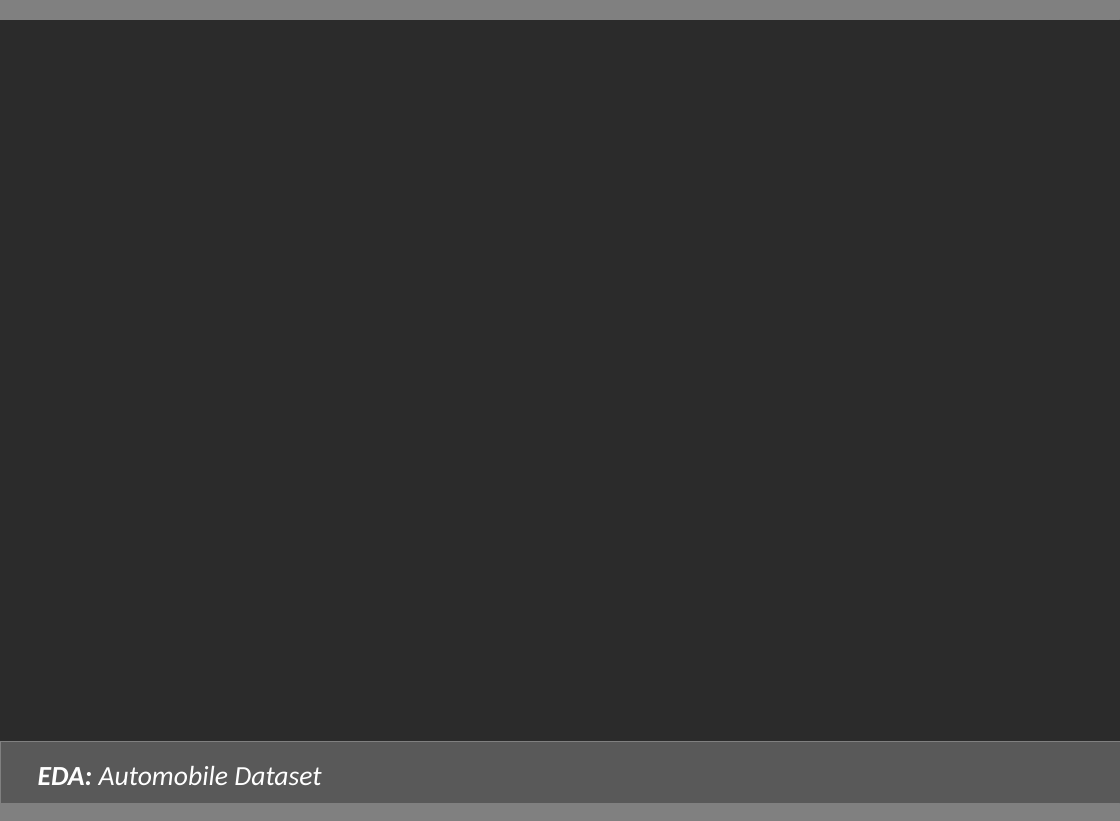
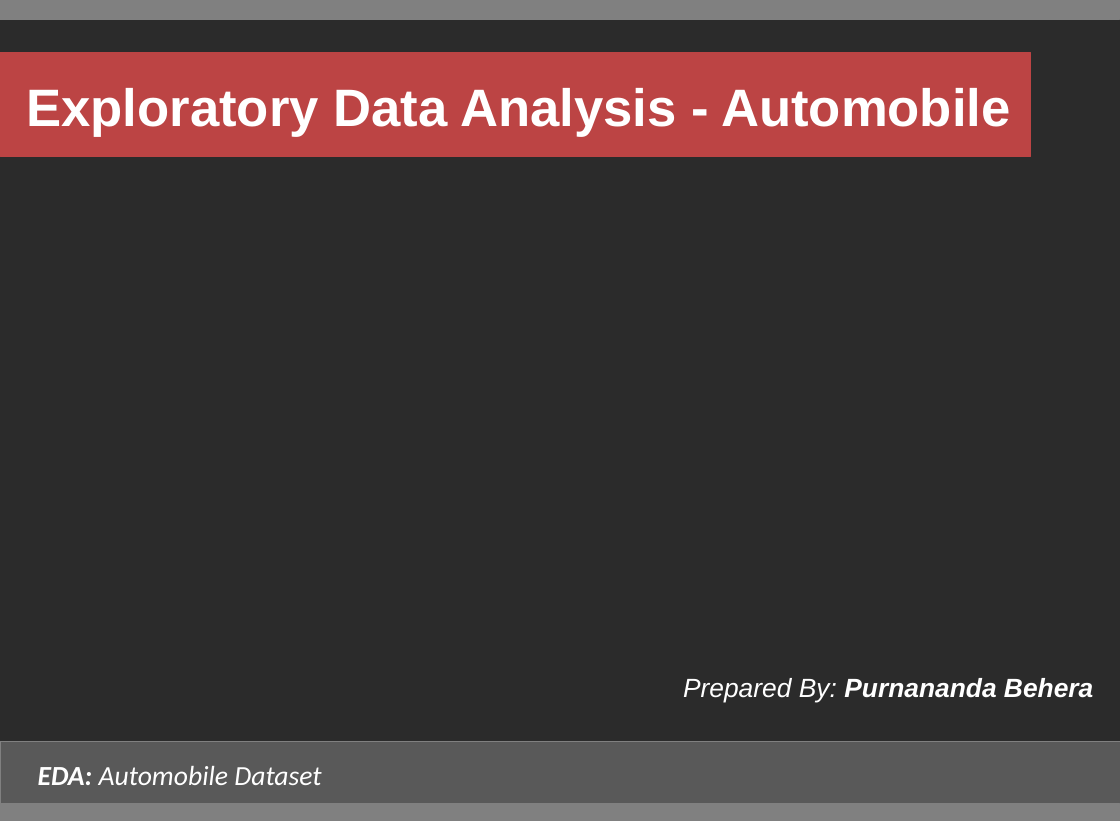
Before and after one commit to purnananda/Automobile_EDA, a slide deck: slide 1 of EDA_Automobile_Dataset.pptx. Drawn at 1120x821 pixels with LibreOffice and Linux fonts; fonts in the diff are those of the drawing; background and template pictures are left out; a plain dark background stands for a picture behind light text. Boxes give left, top, right and bottom in pixels: in the first picture for what was removed or moved away, otherwise in the second. Text is boxed around its words. In the diff, an @@ line names an element or a change of style, - is before the commit and + after.

```diff
--- a/EDA_Automobile_Dataset.pptx
+++ b/EDA_Automobile_Dataset.pptx
@@ rectangle added at (0, 52, 1031, 156), fill #BC4444, outline #BC4444 0.75 pt, 40 pt, text #FFFFFF, bold @@
+Exploratory Data Analysis - Automobile
@@ text added at (683, 678, 1093, 702), 20 pt, text #FFFFFF, bold, italic @@
+Prepared By: Purnananda Behera
```
Also in this commit, not shown: 10 other slides changed, 1 slide added, 1 other file.
